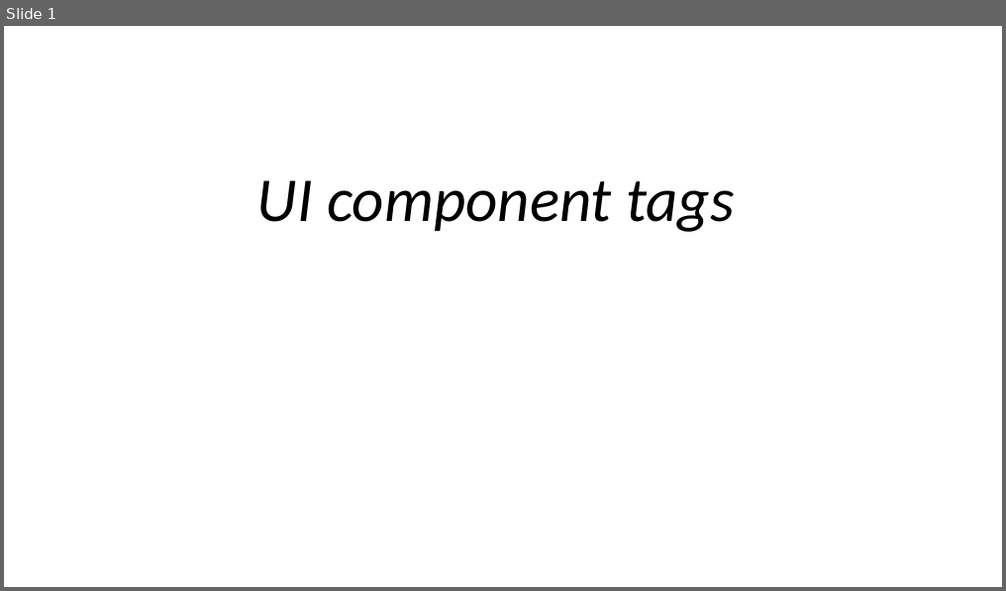
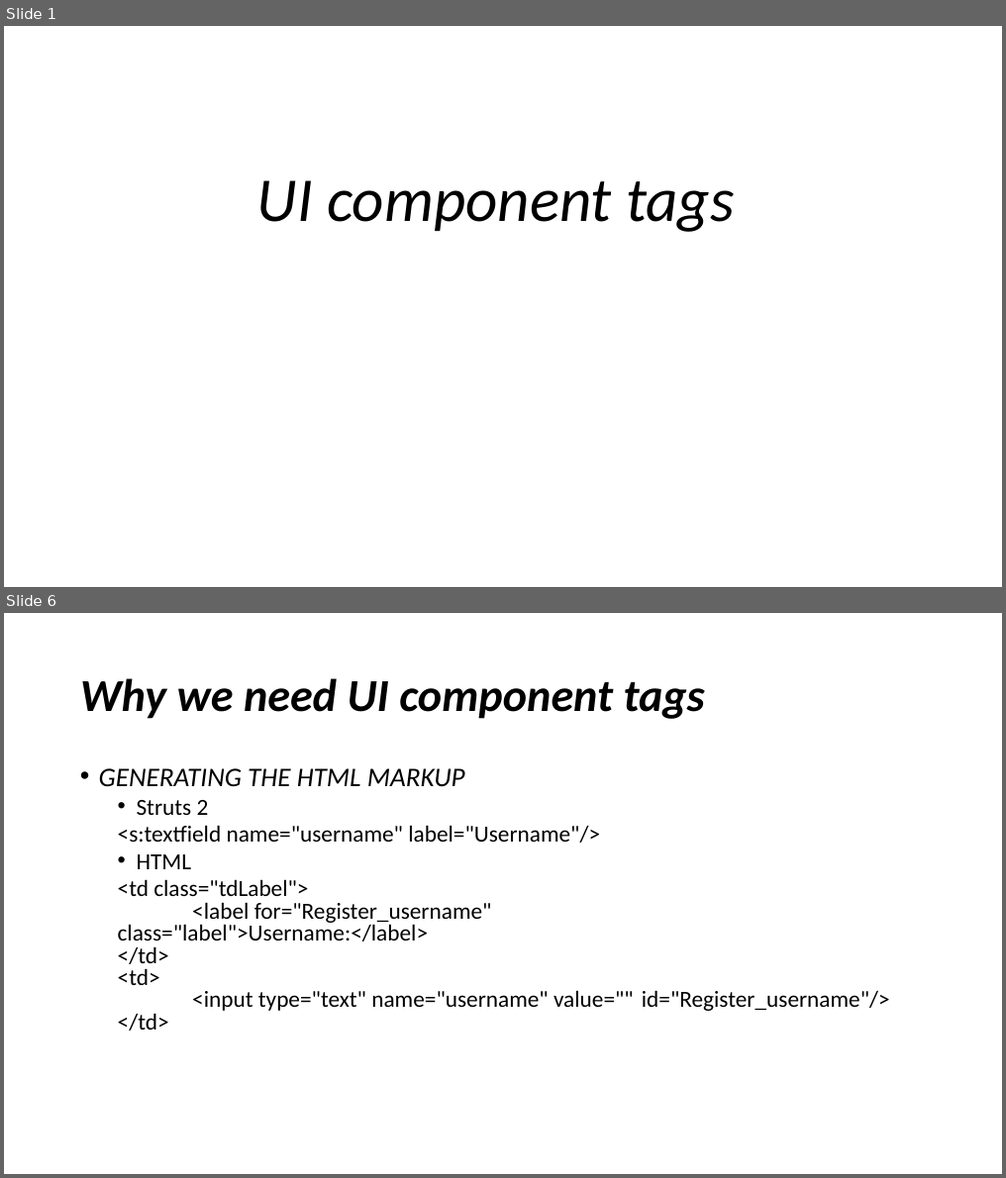
Before and after one commit to KernelDang/JEE, a slide deck: Seminar/UI component tags.pptx. Shown one above the other, each under a label of ours: slide 1 before the commit, slides 1 and 6 after it; the slides between them are not shown. The pictures are 1006x591 and 1006x1178 pixels, drawn with LibreOffice and Linux fonts; fonts in the diff are those of the drawing; background and template pictures are left out. Boxes give left, top, right and bottom in pixels: in the first picture for what was removed or moved away, otherwise in the second. Text is boxed around its words. In the diff, an @@ line names an element or a change of style, - is before the commit and + after.

```diff
--- a/Seminar/UI component tags.pptx
+++ b/Seminar/UI component tags.pptx
@@ slide 6 added at (4, 613, 1002, 1174), background #FFFFFF @@
@@ title added at (80, 678, 705, 719), 44 pt, text #000000, bold, italic @@
+Why we need UI component tags
@@ text added at (99, 768, 890, 1031), 22.2 pt, text #000000 @@
+• GENERATING THE HTML MARKUP
+  • Struts 2
+  <s:textfield name="username" label="Username"/>
+  • HTML
+  <td class="tdLabel">
+  <label for="Register_username" class="label">Username:</label>
+  </td>
+  <td>
+  <input type="text" name="username" value="" id="Register_username"/>
+  </td>
```
Also in this commit, not shown: 1 slide changed, 9 other slides added.
